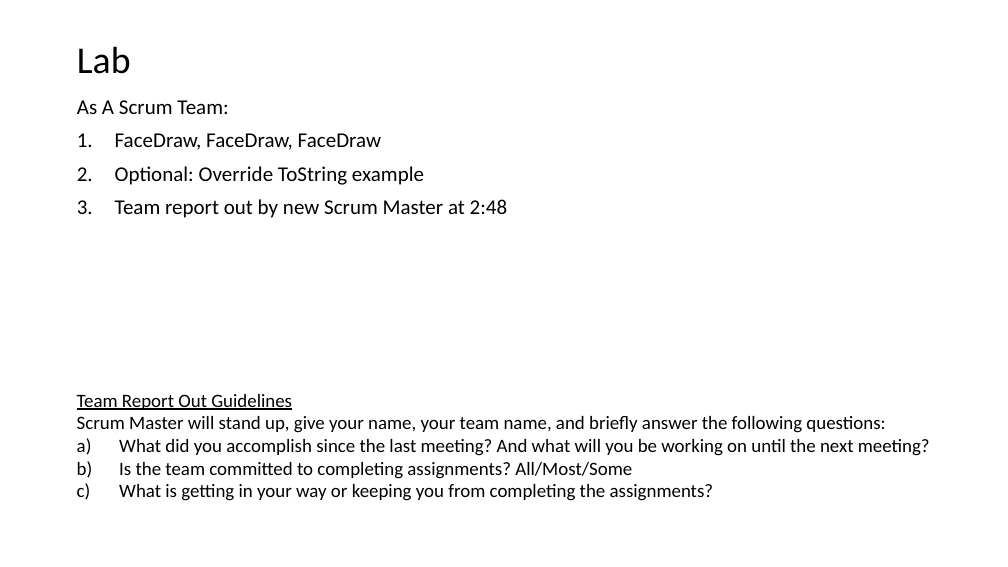
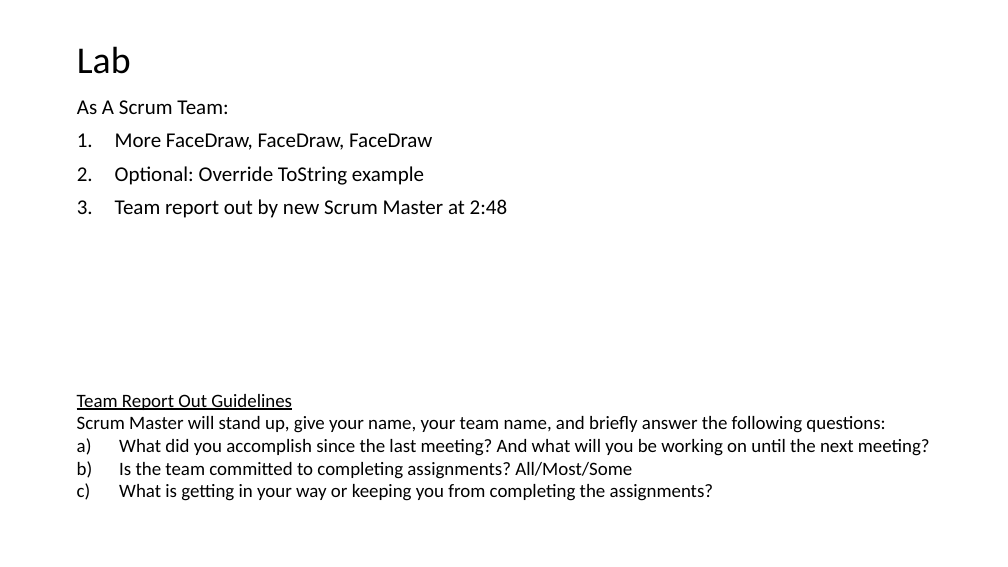
Before and after one commit to EricJPogue/CPSC-24500, a slide deck: slide 8 of lecture-slides/2019-10-02-oop.pptx. Drawn at 1008x567 pixels with LibreOffice and Linux fonts; fonts in the diff are those of the drawing. Boxes give left, top, right and bottom in pixels: in the first picture for what was removed or moved away, otherwise in the second. Text is boxed around its words. In the diff, an @@ line names an element or a change of style, - is before the commit and + after.

Commit message:
Update file.

```diff
--- a/lecture-slides/2019-10-02-oop.pptx
+++ b/lecture-slides/2019-10-02-oop.pptx
@@ text at [115, 133, 432, 150]: text changed @@
-1. FaceDraw, FaceDraw, FaceDraw
+1. More FaceDraw, FaceDraw, FaceDraw
```
Also in this commit, not shown: 1 other slide changed.
